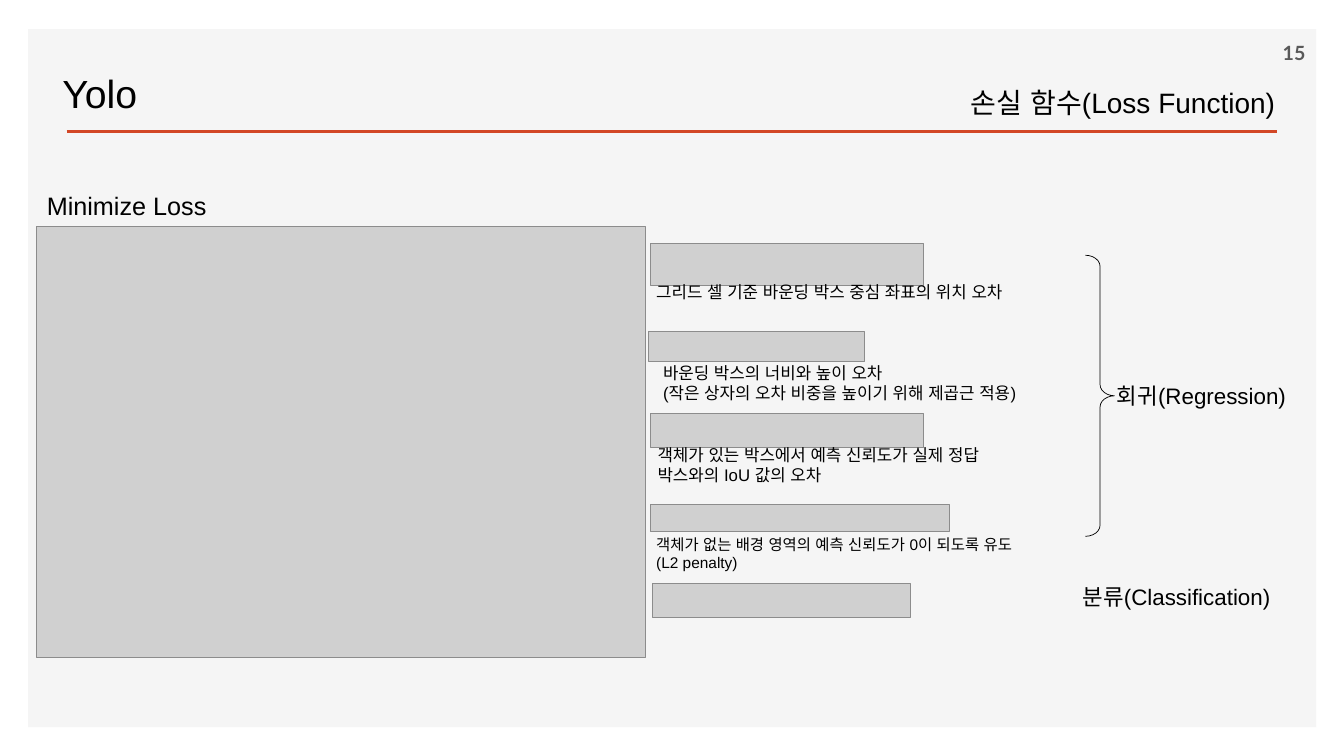
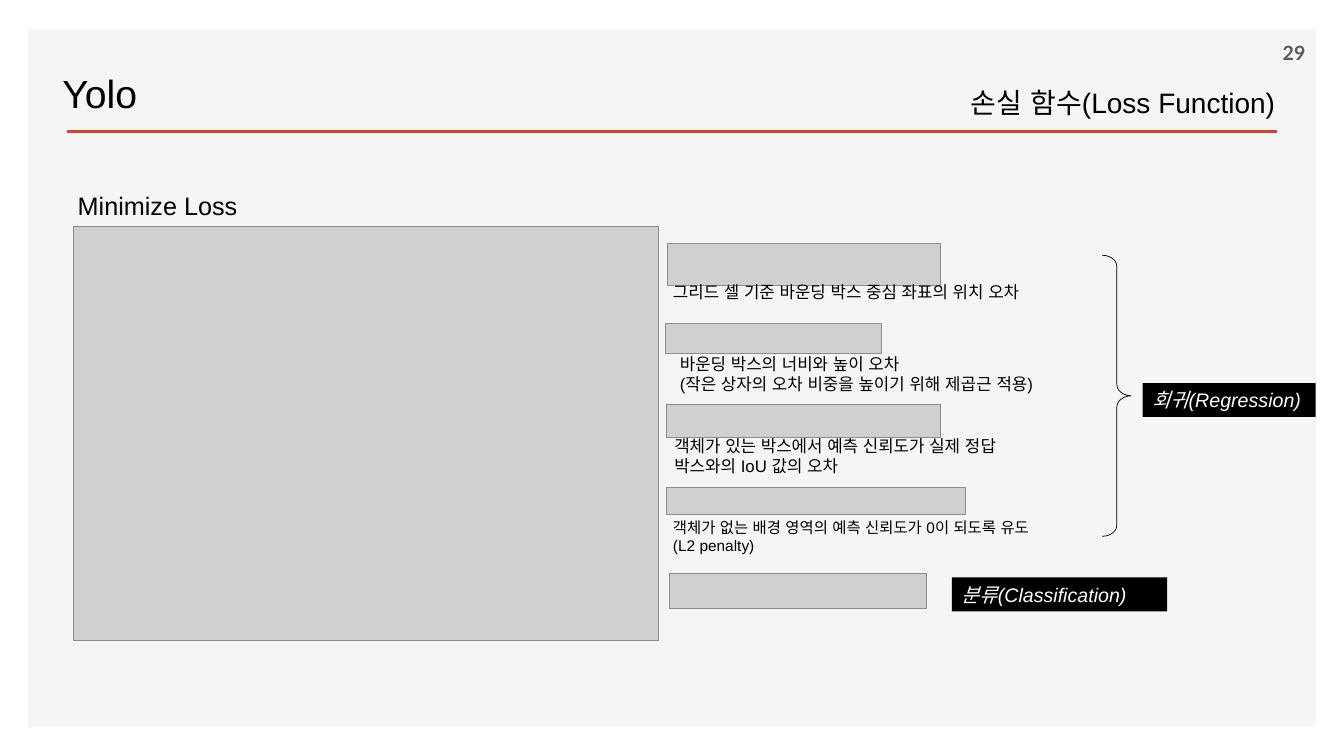
Before and after one commit to ancestor9/2026_Fall_Deep-Learning-with-Python, a slide deck: slide 29 of Chapter 12 Object detection.pptx (slide 15 before the commit). Drawn at 1344x756 pixels with LibreOffice and Linux fonts; fonts in the diff are those of the drawing; grey boxes stand for pictures; background and template pictures are left out. Boxes give left, top, right and bottom in pixels: in the first picture for what was removed or moved away, otherwise in the second. Text is boxed around its words. In the diff, an @@ line names an element or a change of style, - is before the commit and + after.

```diff
--- a/Chapter 12 Object detection.pptx
+++ b/Chapter 12 Object detection.pptx
@@ page number at (x1=1283, y1=45, x2=1306, y2=60): text changed @@
-15
+29
@@ text "Minimize Loss" moved from (x1=47, y1=196, x2=206, y2=216) to (x1=78, y1=196, x2=237, y2=216) @@
@@ picture resized from (x1=37, y1=226, x2=646, y2=657) to (x1=74, y1=226, x2=658, y2=640) @@
@@ 1 picture, 1 text, 1 right brace moved together from (x1=651, y1=243, x2=1115, y2=536) to (x1=667, y1=243, x2=1132, y2=536) @@
@@ 3 pictures, 2 texts moved together from (x1=649, y1=332, x2=1016, y2=618) to (x1=665, y1=324, x2=1034, y2=608) @@
@@ rectangle "회귀(Regression)" resized from (x1=1117, y1=385, x2=1286, y2=409) to (x1=1143, y1=383, x2=1317, y2=417) @@
@@ rectangle "회귀(Regression)" at (x1=1143, y1=383, x2=1317, y2=417): size 16 to 14 pt, text colour #000000 to #FFFFFF, italic on; fill none to #000000 @@
@@ picture moved from (x1=650, y1=505, x2=950, y2=532) to (x1=667, y1=488, x2=967, y2=515) @@
@@ text "객체가 없는 배경 영역의 예측 ..." moved from (x1=656, y1=537, x2=1012, y2=572) to (x1=673, y1=520, x2=1029, y2=555) @@
@@ rectangle "분류(Classification)" at (x1=952, y1=578, x2=1168, y2=612): size 16 to 14 pt, text colour #000000 to #FFFFFF, italic on; fill none to #000000 @@
@@ rectangle "분류(Classification)" resized from (x1=1083, y1=587, x2=1270, y2=610) to (x1=952, y1=578, x2=1168, y2=612) @@
```
Also in this commit, not shown: 14 other slides changed, 3 slides added.
